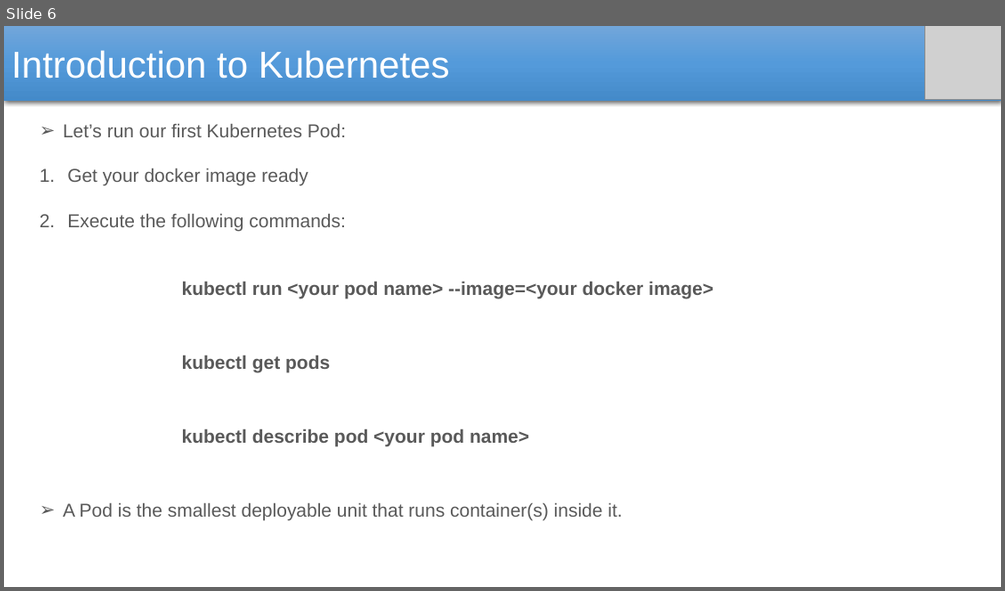
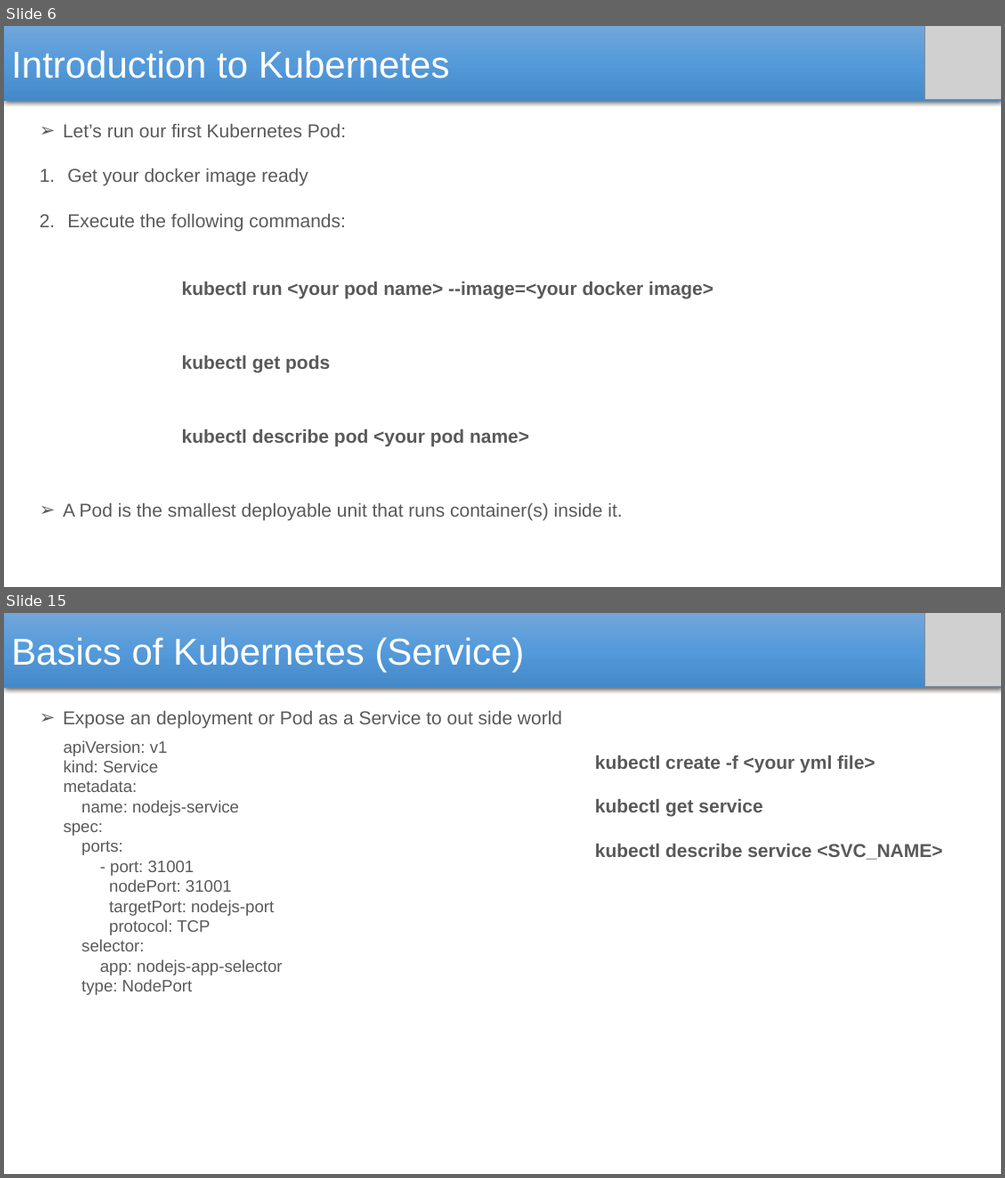
Before and after one commit to SubhadeepSen/Kubernetes-Learning, a slide deck: Kubernetes.pptx. Shown one above the other, each under a label of ours: slide 6 before the commit, slides 6 and 15 after it; the slides between them are not shown. The pictures are 1005x591 and 1005x1178 pixels, drawn with LibreOffice and Linux fonts; fonts in the diff are those of the drawing; grey boxes stand for pictures. Boxes give left, top, right and bottom in pixels: in the first picture for what was removed or moved away, otherwise in the second. Text is boxed around its words. In the diff, an @@ line names an element or a change of style, - is before the commit and + after.

```diff
--- a/Kubernetes.pptx
+++ b/Kubernetes.pptx
@@ slide 15 added at <box>4,613,1001,1174</box>, background #FFFFFF @@
@@ rectangle added at <box>4,613,1001,688</box>, fill gradient #71A6DB to #559BDB to #448ACA, 36 pt, text #FFFFFF @@
+Basics of Kubernetes (Service)
@@ picture added at <box>925,613,1001,686</box> @@
@@ text added at <box>63,711,562,728</box>, 18 pt, text #595959 @@
+➢ Expose an deployment or Pod as a Service to out side world
@@ text added at <box>64,740,282,995</box>, 16 pt, text #595959 @@
+apiVersion: v1
+kind: Service
+metadata:
+name: nodejs-service
+spec:
+ports:
+- port: 31001
+nodePort: 31001
+targetPort: nodejs-port
+protocol: TCP
+selector:
+app: nodejs-app-selector
+type: NodePort
@@ text added at <box>595,755,875,772</box>, 18 pt, text #595959, bold @@
+kubectl create -f <your yml file>
@@ text added at <box>595,799,762,817</box>, 18 pt, text #595959, bold @@
+kubectl get service
@@ text added at <box>595,844,942,860</box>, 18 pt, text #595959, bold @@
+kubectl describe service <SVC_NAME>
```
Also in this commit, not shown: 6 slides changed, 16 other slides added, 2 other files.
